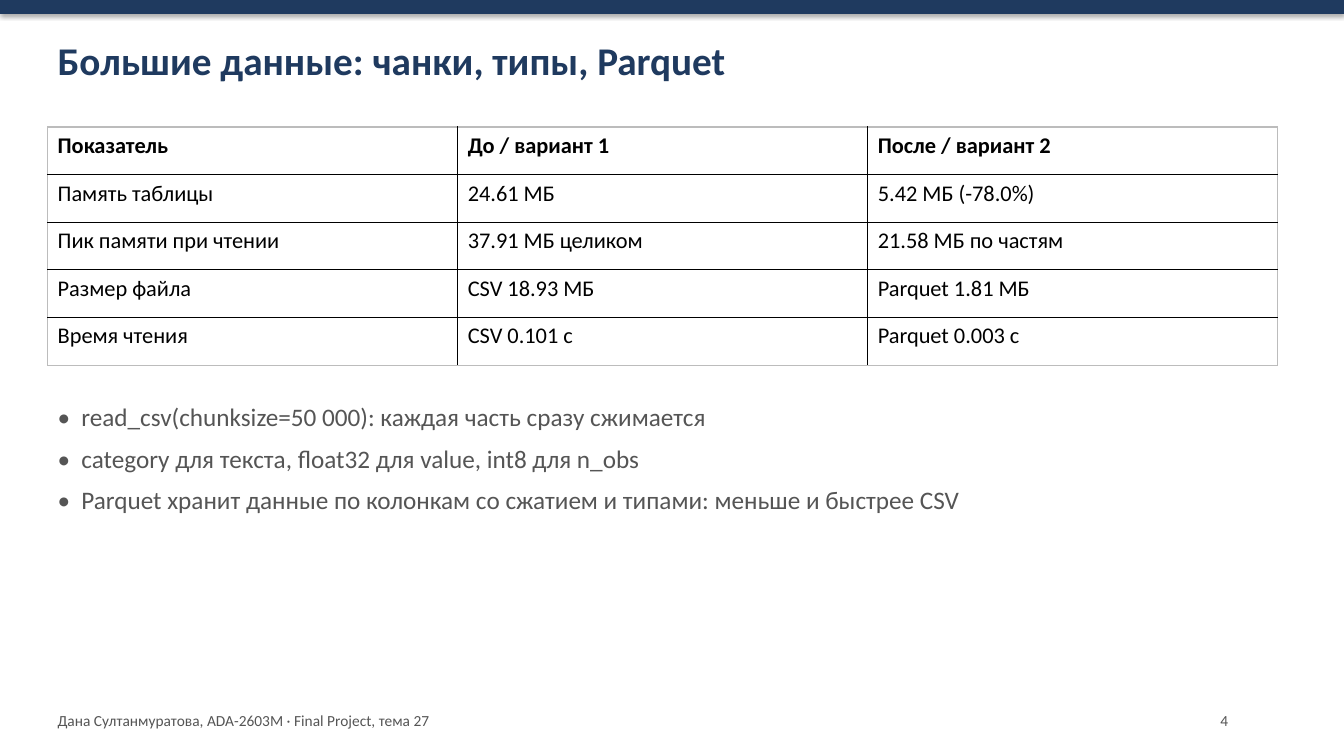
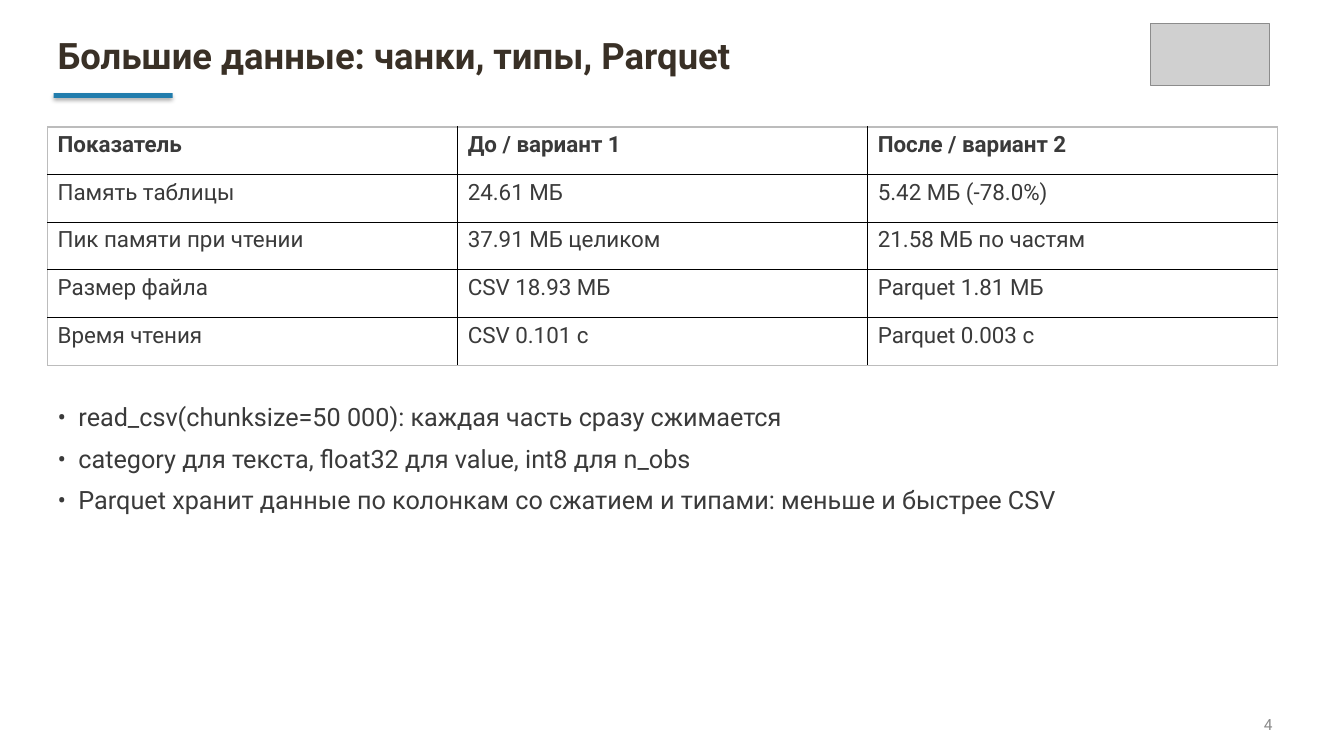
Before and after one commit to dsultless/oil_well_regimes, a slide deck: slide 4 of reports/Final_Project_Presentation_Sultanmuratova.pptx. Drawn at 1344x756 pixels with LibreOffice and Linux fonts; fonts in the diff are those of the drawing; grey boxes stand for pictures. Boxes give left, top, right and bottom in pixels: in the first picture for what was removed or moved away, otherwise in the second. Text is boxed around its words. In the diff, an @@ line names an element or a change of style, - is before the commit and + after.

Commit message:
Presentation: new layout with university logo, IBM Plex Sans, no footer

```diff
--- a/reports/Final_Project_Presentation_Sultanmuratova.pptx
+++ b/reports/Final_Project_Presentation_Sultanmuratova.pptx
@@ rectangle removed at (0, 0, 1344, 14) @@
@@ text "Большие данные: чанки, типы, Parquet" at (58, 43, 730, 77): size 28 to 26 pt, font Calibri to Roboto, text colour #1F3A5F to #393026 @@
@@ picture added at (1151, 24, 1270, 86) @@
@@ rectangle added at (53, 94, 172, 99), fill #227DAD @@
@@ table at (47, 127, 1278, 365) @@
@@ font Calibri to Roboto, text colour #000000 to #3A3A3A @@
@@ text "• read_csv(chunksize=50 000): каждая часть ..." at (78, 406, 1055, 514): font Calibri to Roboto, text colour #555555 to #3A3A3A @@
@@ text removed at (58, 715, 430, 729) @@
-Дана Султанмуратова, ADA-2603M · Final Project, тема 27
@@ text "4": place and size @@
-text "4" at (1220, 716, 1228, 726)
+text "4" at (1264, 719, 1273, 730)
@@ text "4" at (1264, 719, 1273, 730): font Calibri to Roboto, text colour #555555 to #8A8A8A @@
```
Also in this commit, not shown: 13 other slides changed, 1 other file.
